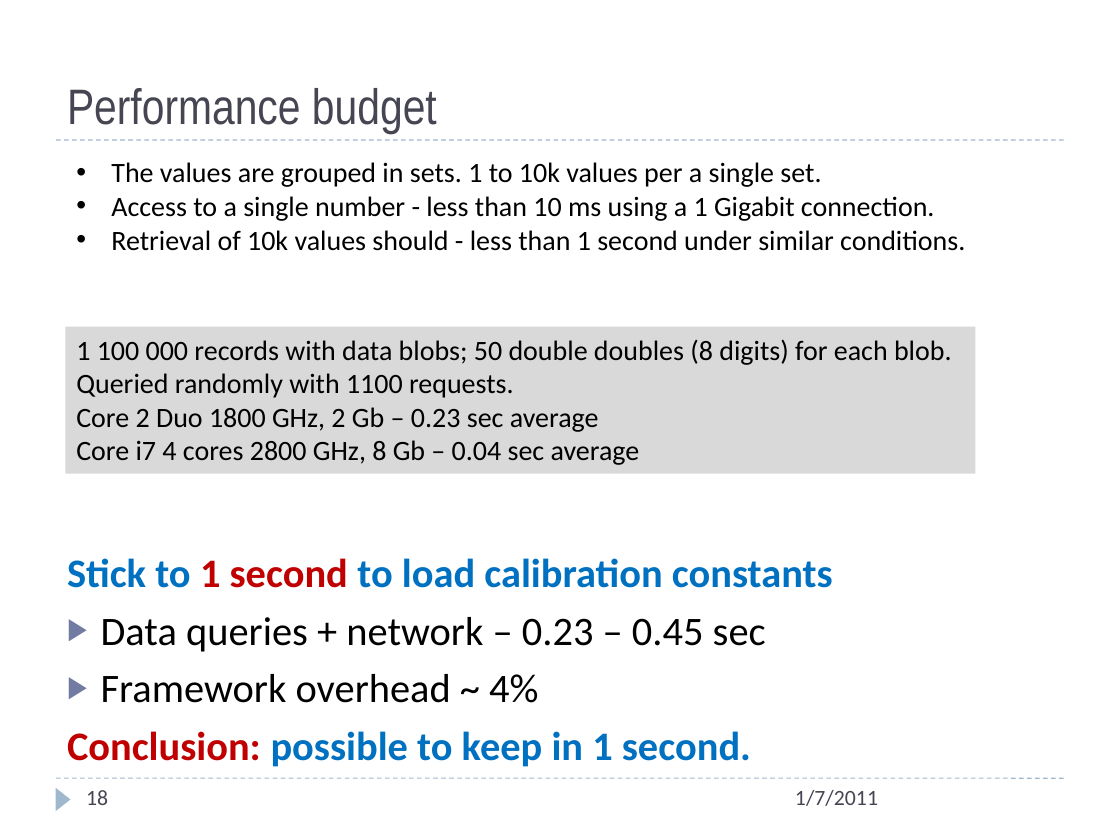
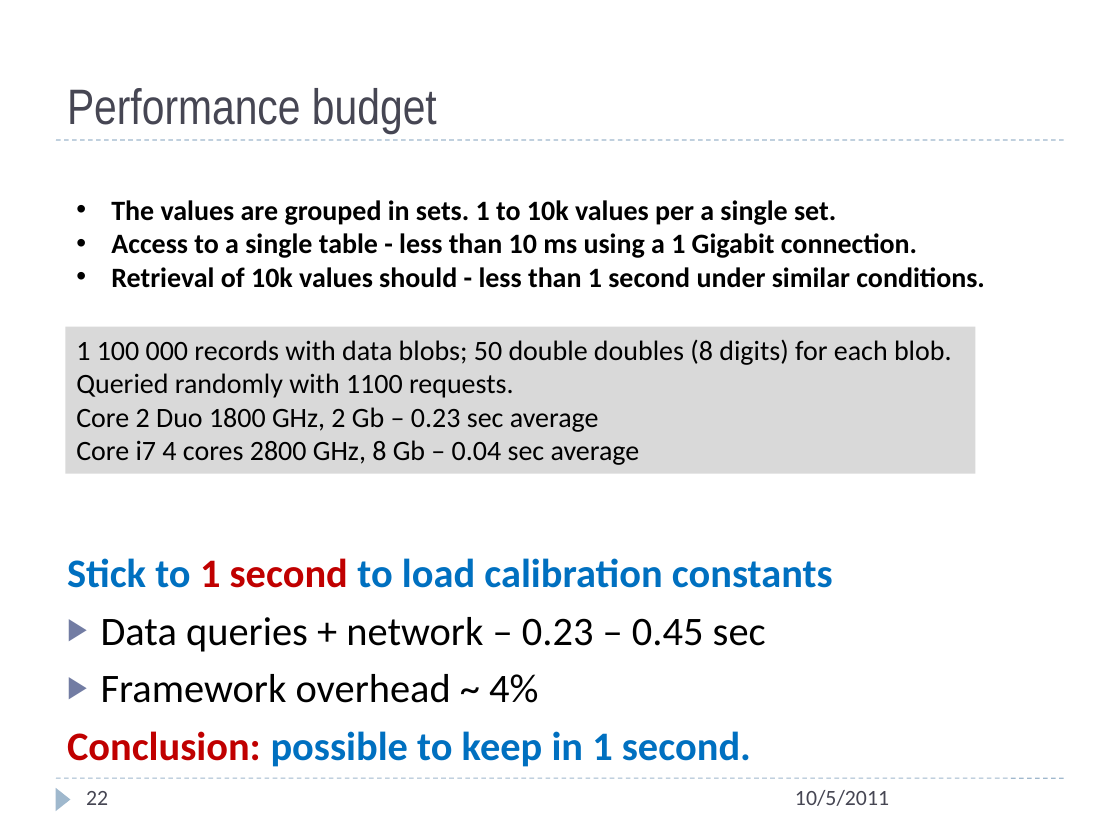
Before and after one commit to JeffersonLab/ccdb, a slide deck: slide 22 of doc/ccdb_design_paralellism_01_07_2011.pptx (slide 18 before the commit). Drawn at 1120x840 pixels with LibreOffice and Linux fonts; fonts in the diff are those of the drawing. Boxes give left, top, right and bottom in pixels: in the first picture for what was removed or moved away, otherwise in the second. Text is boxed around its words. In the diff, an @@ line names an element or a change of style, - is before the commit and + after.

```diff
--- a/doc/ccdb_design_paralellism_01_07_2011.pptx
+++ b/doc/ccdb_design_paralellism_01_07_2011.pptx
@@ text "The values are grouped in ...": place and size @@
-text "The values are grouped in ..." at <box>111,162,965,251</box>
+text "The values are grouped in ..." at <box>111,200,985,288</box>
@@ text at <box>111,200,985,288</box>: bold on in "The values are grouped in sets. 1 ...", "Retrieval of 10k values should - less ..." @@
@@ text at <box>111,233,917,258</box>: text changed; bold on @@
-• Access to a single number - less than 10 ms using a 1 Gigabit connection.
+• Access to a single table - less than 10 ms using a 1 Gigabit connection.
@@ page number at <box>86,791,108,805</box>: text changed @@
-18
+22
@@ text at <box>795,790,889,806</box>: text changed @@
-1/7/2011
+10/5/2011
```
Also in this commit, not shown: 18 other slides changed, 4 slides added, 14 other files.
